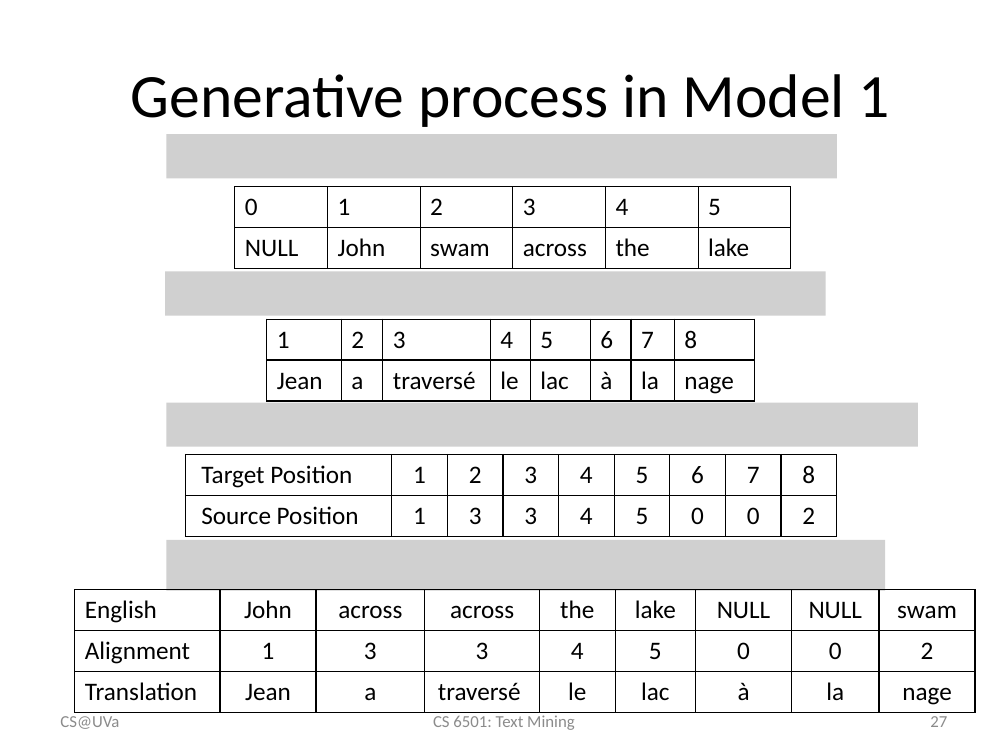
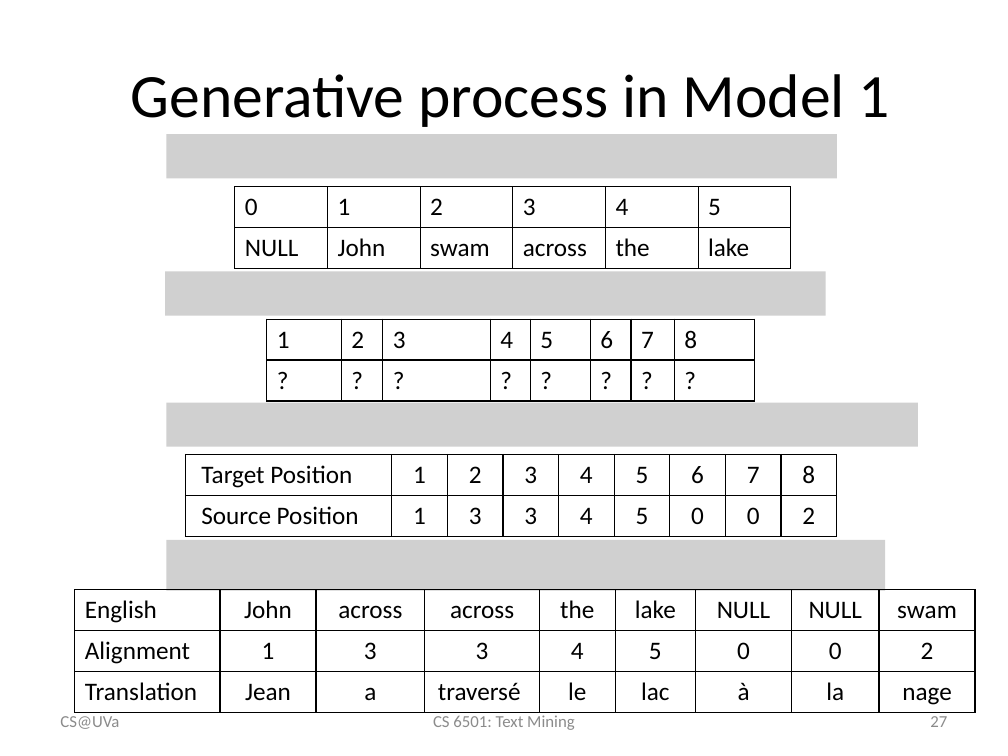
Before and after one commit to wang296/CS6501-Text-Mining, a slide deck: slide 27 of docs/StatisticalMachineTranslation.pptx. Drawn at 1008x756 pixels with LibreOffice and Linux fonts; fonts in the diff are those of the drawing; grey boxes stand for pictures. Boxes give left, top, right and bottom in pixels: in the first picture for what was removed or moved away, otherwise in the second. Text is boxed around its words. In the diff, an @@ line names an element or a change of style, - is before the commit and + after.

```diff
--- a/docs/StatisticalMachineTranslation.pptx
+++ b/docs/StatisticalMachineTranslation.pptx
@@ table at [267,320,756,400] @@
-row 2: Jean | a | traversé | le | lac | à | la | nage
+row 2: ? | ? | ? | ? | ? | ? | ? | ?
```
Also in this commit, not shown: 4 other slides changed, 2 slides added, 5 other files.
